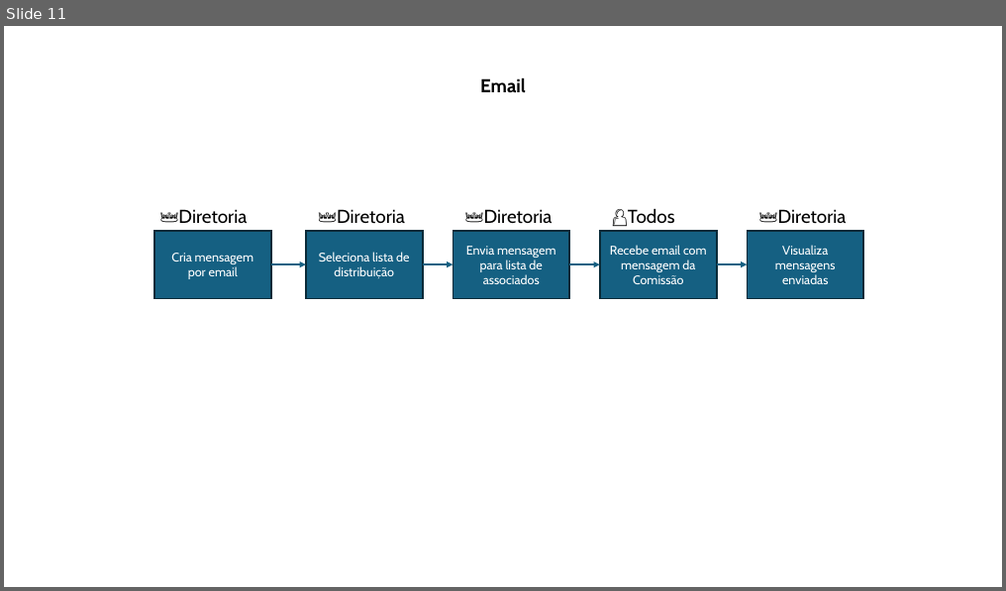
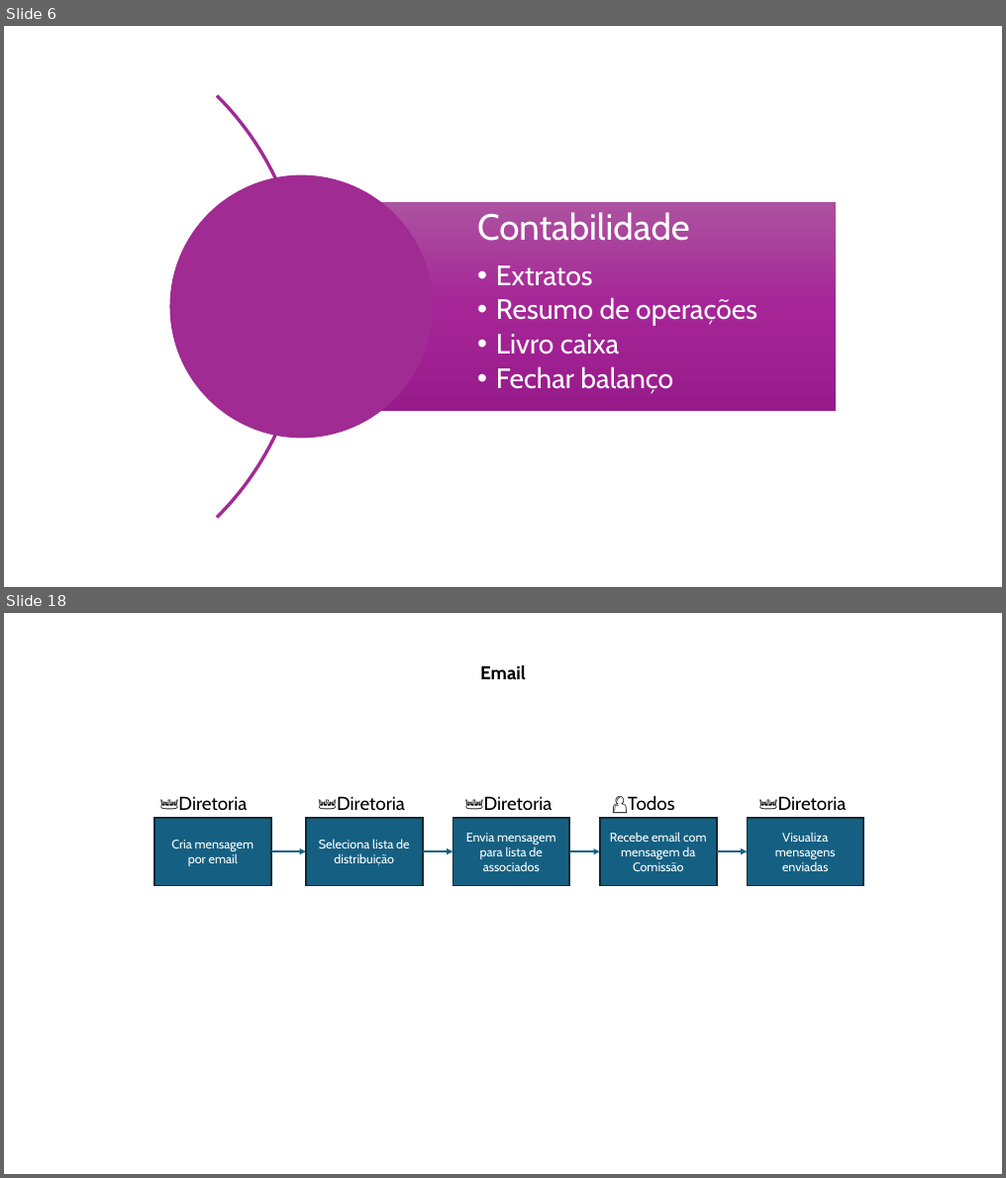
Before and after one commit to luiz-quintino/paraninfo, a slide deck: Paraninfo.pptx. Shown one above the other, each under a label of ours: slide 11 before the commit, slides 6 and 18 after it; the slides between them are not shown. The pictures are 1006x591 and 1006x1178 pixels, drawn with LibreOffice and Linux fonts; fonts in the diff are those of the drawing. Boxes give left, top, right and bottom in pixels: in the first picture for what was removed or moved away, otherwise in the second. Text is boxed around its words. In the diff, an @@ line names an element or a change of style, - is before the commit and + after.

```diff
--- a/Paraninfo.pptx
+++ b/Paraninfo.pptx
@@ slide 6 added at bbox=[4, 26, 1002, 587], background #FFFFFF @@
@@ group added at bbox=[4, 26, 836, 587]: 1 arch (boxed as its full ring), 1 rectangle, 1 text, 1 ellipse @@
+Contabilidade
+  • Extratos
+  • Resumo de operações
+  • Livro caixa
+  • Fechar balanço
@@ what was slide 11 is now slide 18 @@
```
Also in this commit, not shown: 2 slides changed, 6 other slides added, 5 other files.
